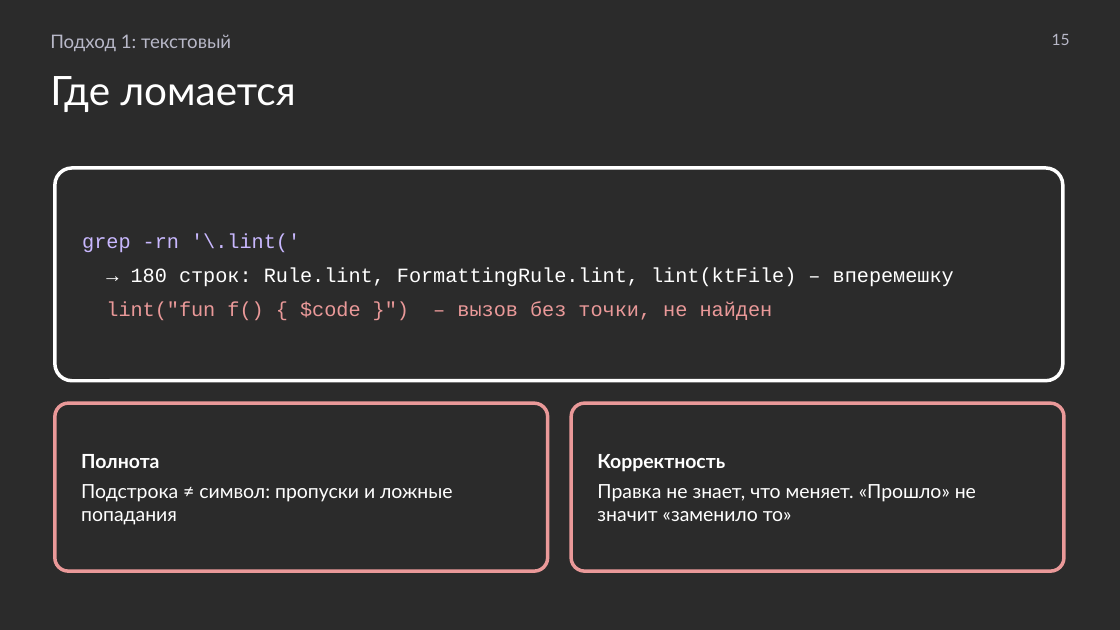
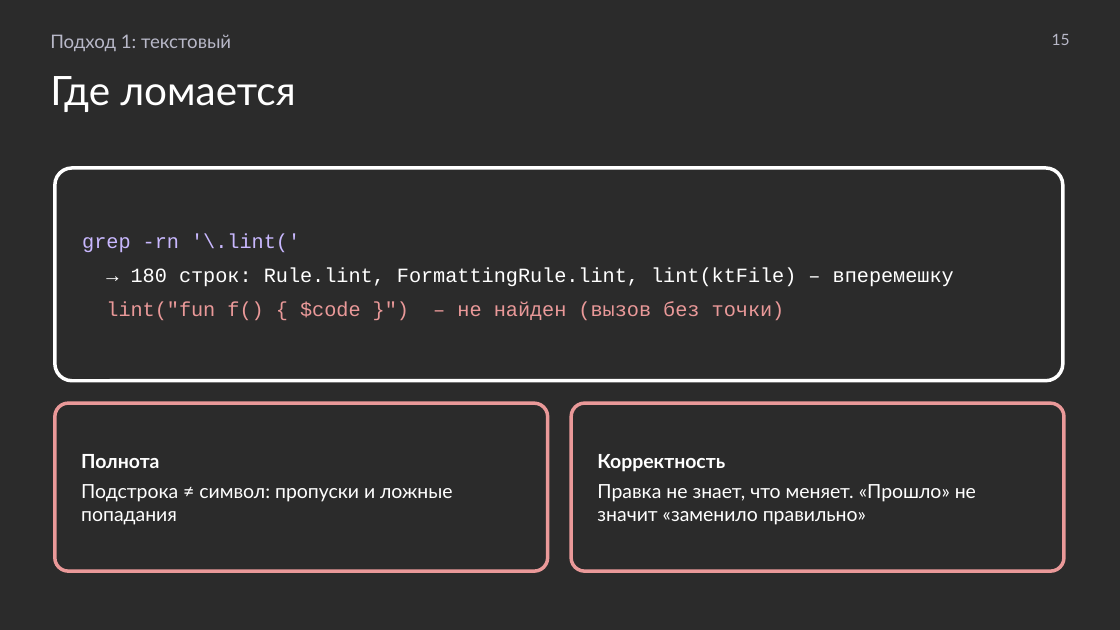
Before and after one commit to MchKosticyn/ide-refactoring-in-ai-agents, a slide deck: slide 15 of Доклад_ Рефакторинг в ИИ-агентах.pptx. Drawn at 1120x630 pixels with LibreOffice and Linux fonts; fonts in the diff are those of the drawing; background and template pictures are left out; a plain dark background stands for a picture behind light text. Boxes give left, top, right and bottom in pixels: in the first picture for what was removed or moved away, otherwise in the second. Text is boxed around its words. In the diff, an @@ line names an element or a change of style, - is before the commit and + after.

```diff
--- a/Доклад_ Рефакторинг в ИИ-агентах.pptx
+++ b/Доклад_ Рефакторинг в ИИ-агентах.pptx
@@ text in rounded rectangle at <box>106,301,785,320</box>: text changed @@
-lint("fun f() { $code }") – вызов без точки, не найден
+lint("fun f() { $code }") – не найден (вызов без точки)
@@ text in rounded rectangle at <box>597,484,976,525</box>: text changed @@
-Правка не знает, что меняет. «Прошло» не значит «заменило то»
+Правка не знает, что меняет. «Прошло» не значит «заменило правильно»
```
Also in this commit, not shown: 8 other slides changed, 1 slide removed, 2 other files.
